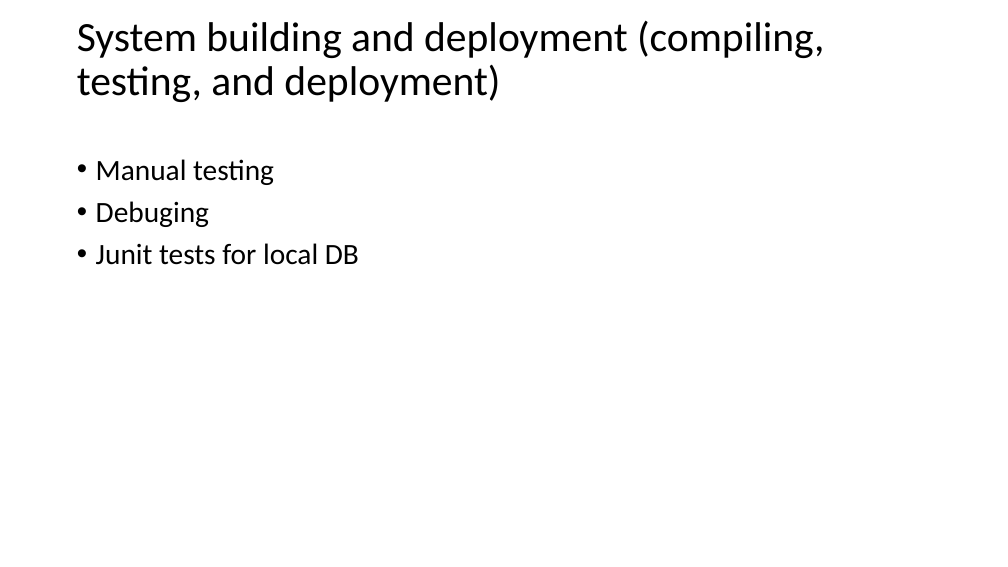
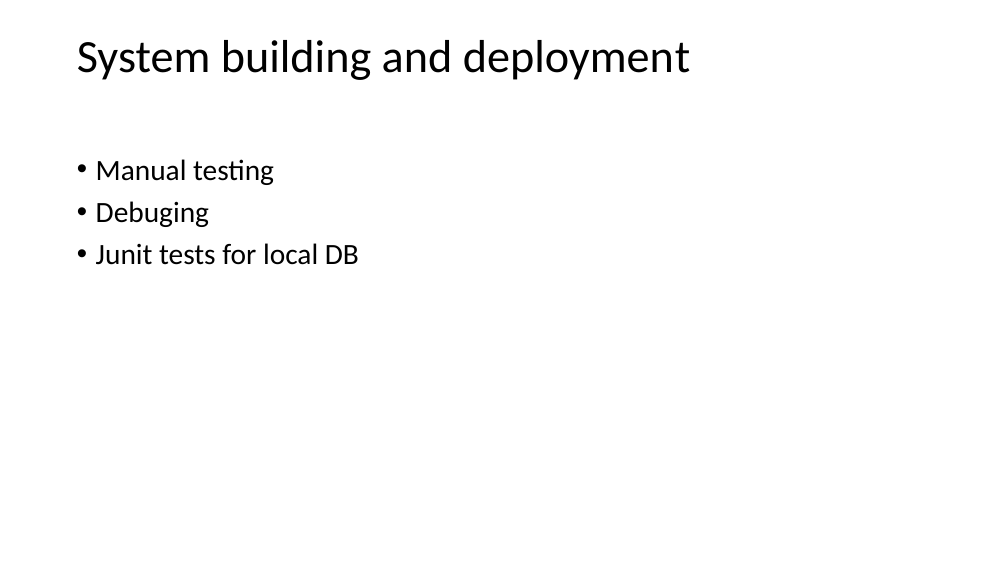
Before and after one commit to bricht/piens-un-maize, a slide deck: slide 6 of presentation/MilknBread.pptx (slide 8 before the commit). Drawn at 1008x567 pixels with LibreOffice and Linux fonts; fonts in the diff are those of the drawing. Boxes give left, top, right and bottom in pixels: in the first picture for what was removed or moved away, otherwise in the second. Text is boxed around its words. In the diff, an @@ line names an element or a change of style, - is before the commit and + after.

```diff
--- a/presentation/MilknBread.pptx
+++ b/presentation/MilknBread.pptx
@@ title at (x1=77, y1=40, x2=691, y2=80): text changed; size 39.6 to 44 pt @@
-System building and deployment (compiling, testing, and deployment)
+System building and deployment
```
Also in this commit, not shown: 7 other slides changed, 2 slides added, 4 slides removed.
